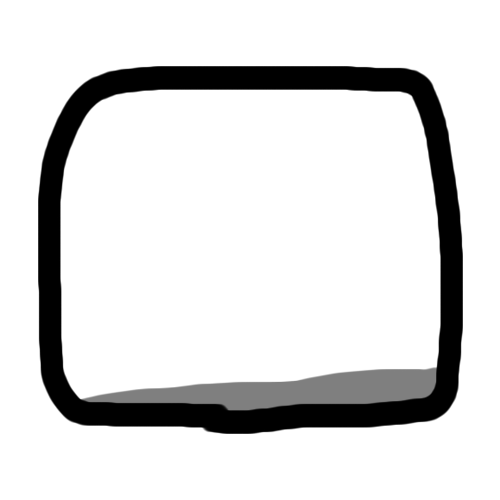
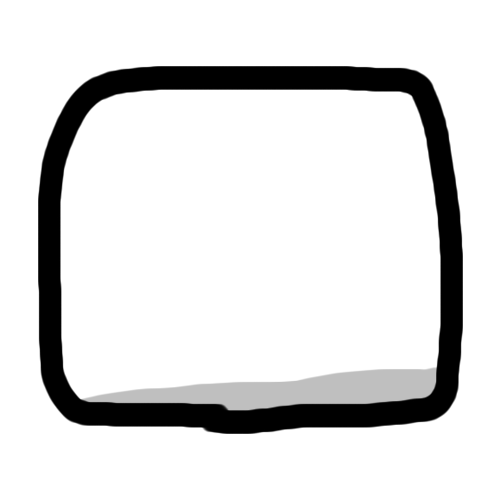
Revision of a layered w=500, h=500 image; what changed, layer by layer:
"Layer 4": opacity 50% → 25% over [80, 367, 437, 411]
